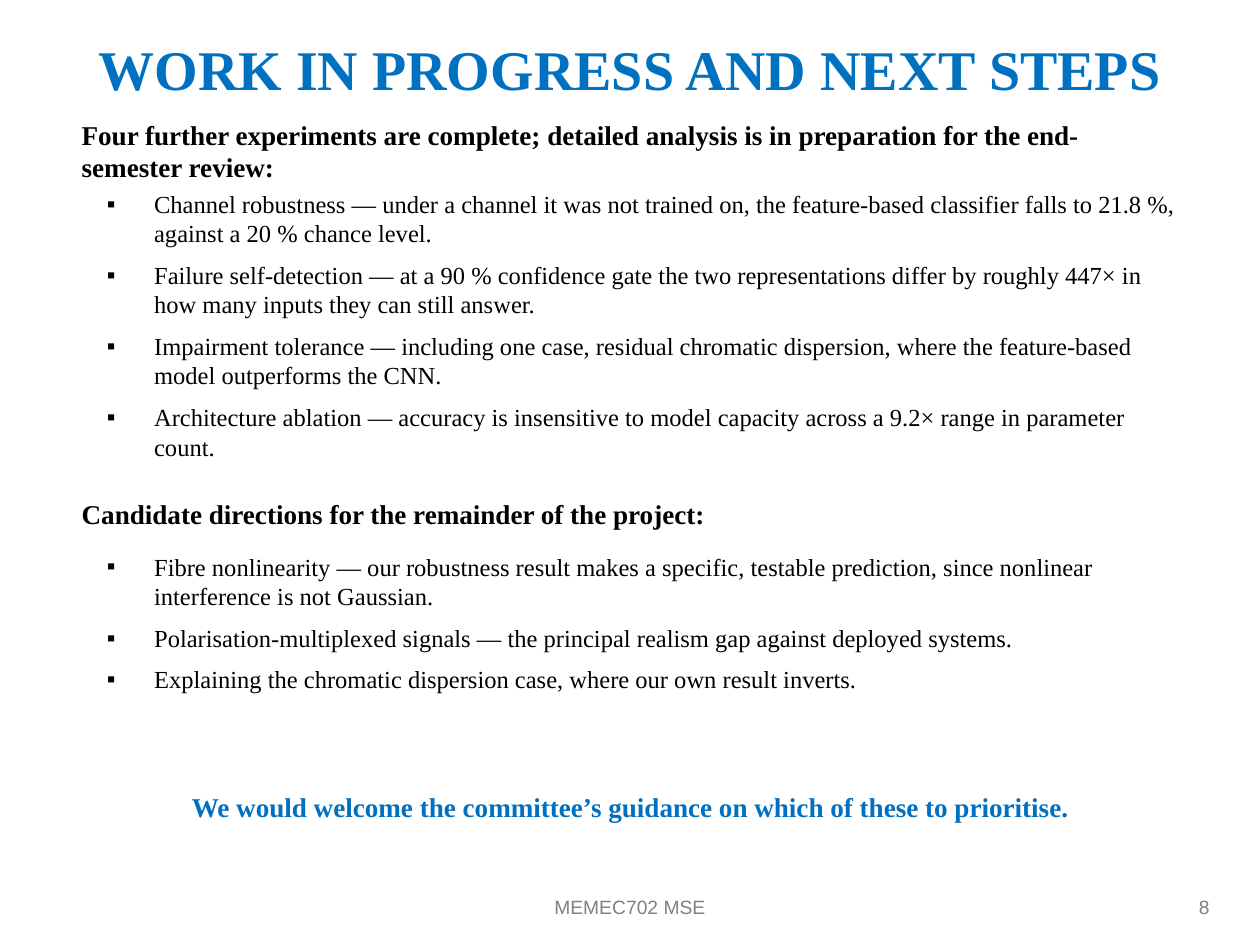
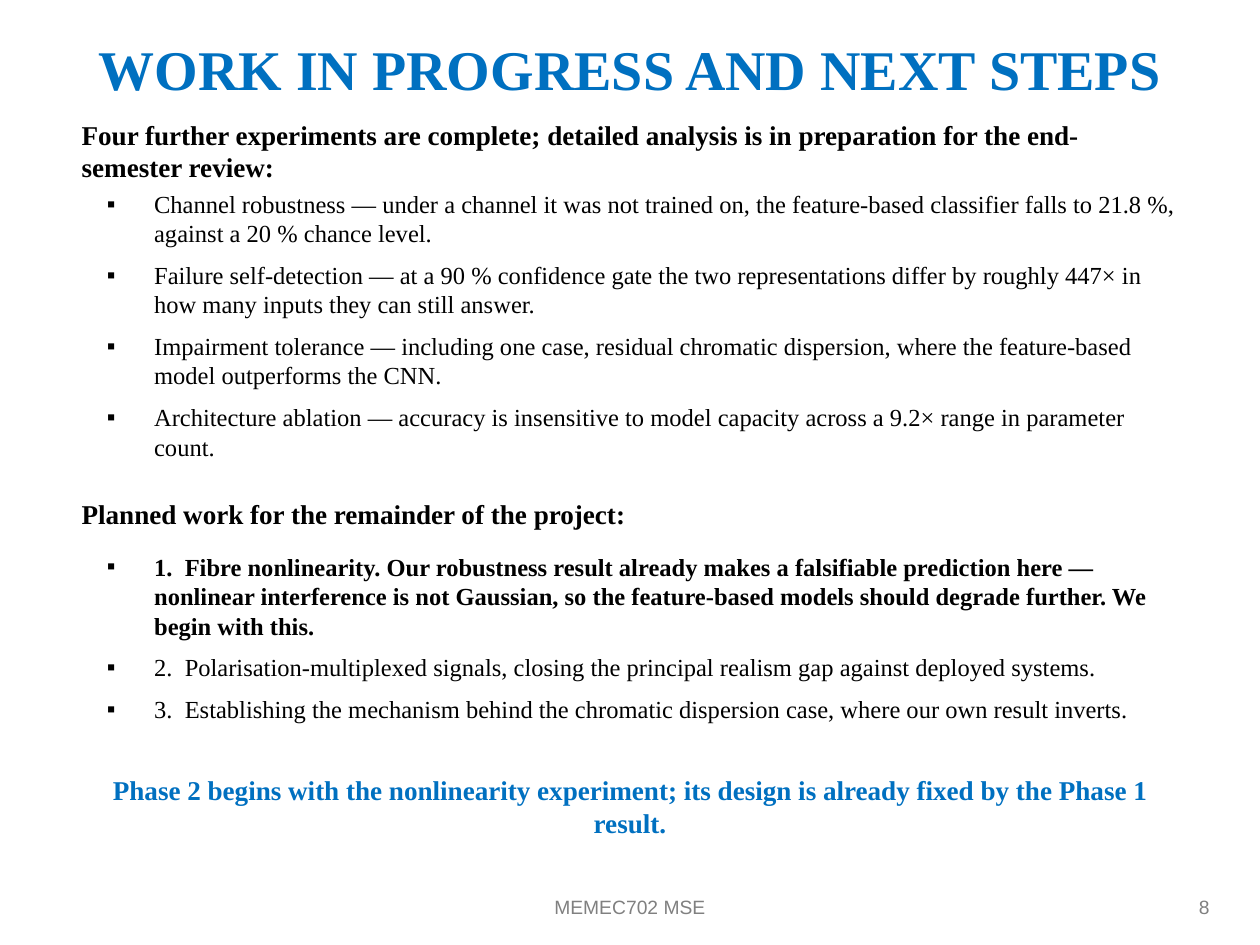
Before and after one commit to techi101/optical-mfi-representation, a slide deck: slide 9 of BTP_MidSem_Presentation.pptx. Drawn at 1260x945 pixels with LibreOffice and Linux fonts; fonts in the diff are those of the drawing. Boxes give left, top, right and bottom in pixels: in the first picture for what was removed or moved away, otherwise in the second. Text is boxed around its words. In the diff, an @@ line names an element or a change of style, - is before the commit and + after.

```diff
--- a/BTP_MidSem_Presentation.pptx
+++ b/BTP_MidSem_Presentation.pptx
@@ text at (x1=82, y1=505, x2=625, y2=529): text changed @@
-Candidate directions for the remainder of the project:
+Planned work for the remainder of the project:
@@ text at (x1=154, y1=558, x2=1146, y2=724): text changed; bold on @@
-▪ Fibre nonlinearity — our robustness result makes a specific, testable prediction, since nonlinear interference is not Gaussian.
-▪ Polarisation-multiplexed signals — the principal realism gap against deployed systems.
-▪ Explaining the chromatic dispersion case, where our own result inverts.
+▪ 1. Fibre nonlinearity. Our robustness result already makes a falsifiable prediction here — nonlinear interference is not Gaussian, so the feature-based models should degrade further. We begin with this.
+▪ 2. Polarisation-multiplexed signals, closing the principal realism gap against deployed systems.
+▪ 3. Establishing the mechanism behind the chromatic dispersion case, where our own result inverts.
@@ text at (x1=113, y1=781, x2=1147, y2=834): text changed @@
-We would welcome the committee’s guidance on which of these to prioritise.
+Phase 2 begins with the nonlinearity experiment; its design is already fixed by the Phase 1 result.
```
Also in this commit, not shown: 3 other files.
